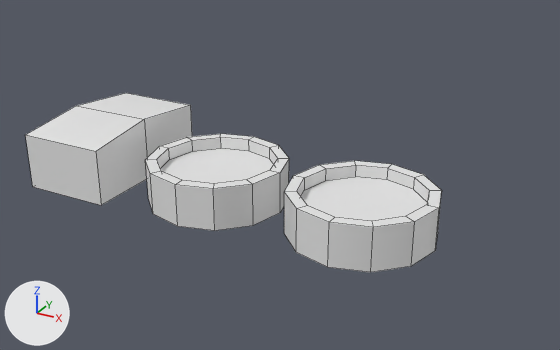
Two versions of the FBX model Assets/Assets/Meshes/City_Diorama/SM_Blockout_WaterTreatment.fbx, one commit apart.
Camera for both pictures: a camera (50 mm lens) standing at (8.19, -7.36, 4.74) and looking at (3.14, 1.82, 0.15). The lights are fixed; the arrows at lower left show +X, +Y and +Z. The picture after the commit comes second. Mesh edges are drawn as thin lines. Where no turn or scale is listed for an object, it has been applied to the vertices.

The first picture shows 'SM_Blockout_WaterTreatment'.
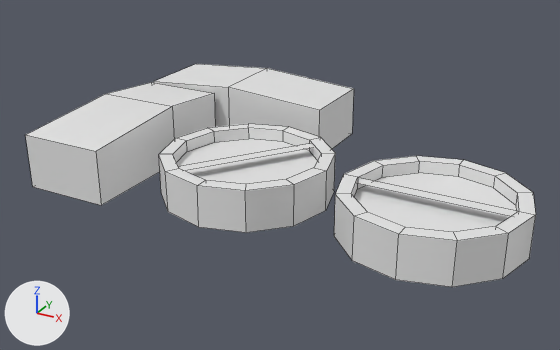
The change, as a diff of the scene's bpy script:
```diff
--- a/Assets/Assets/Meshes/City_Diorama/SM_Blockout_WaterTreatment.fbx.py
+++ b/Assets/Assets/Meshes/City_Diorama/SM_Blockout_WaterTreatment.fbx.py
@@ me_plane_008 @@
 # used by ob_sm_blockout_watertreatment; location = (0.0, 0.0, 0.0)
-me_plane_008.from_pydata(...)  # 108 vertices, 86 faces; spans x 0.0..5.8, y 0.0..2.24, z 0.0..0.94
+me_plane_008.from_pydata(...)  # 128 vertices, 98 faces; spans x 0.0..6.87, y 0.0..4.29, z 0.0..0.94
+# me_plane_008 part 1: the loose piece of 48 vertices spanning x 1.6..3.6, y 0.0..2.0, z 0.0..0.6 is scaled about its middle by (1.25, 1.25, 1), then moved by (0.26, 0.37, 0.0)
+# me_plane_008 part 2: the loose piece of 48 vertices spanning x 3.8..5.8, y 0.0..2.0, z 0.0..0.6 is scaled about its middle by (1.25, 1.25, 1), then moved by (0.82, 0.37, 0.0)
+# me_plane_008 part 3
+# 8 vertices are removed from x 0.0..1.3, y 1.07..2.24, z 0.0..0.94
+# 9 faces are deleted
+# 22 vertices are added at x 0.0..6.72, y 0.42..2.99, z 0.0..0.94
+# 6 new vertices lie (0.0, 1.3, 0.0) away from vertices in x 0.0..3.21, y 2.99, z 0.0..0.94
+# 21 new faces join them
 me_plane_008.materials.append(mat_m_gradient_01)
```

Boxes (x1, y1, x2, y2) around the edits, measured in the pictures (560 x 350 px; the box of a moved part takes in the faces that stretch with it):
'SM_Blockout_WaterTreatment', reshaped (23% wider, 24% taller): before (26, 93, 442, 272); after (26, 64, 536, 287)
part 1 of me_plane_008, moved or reshaped: before (145, 134, 289, 231); after (159, 124, 335, 233)
part 2 of me_plane_008, moved or reshaped: before (284, 161, 442, 272); after (334, 156, 536, 287)
part 3 of me_plane_008, built on: before (26, 93, 192, 205); after (26, 64, 518, 216)
